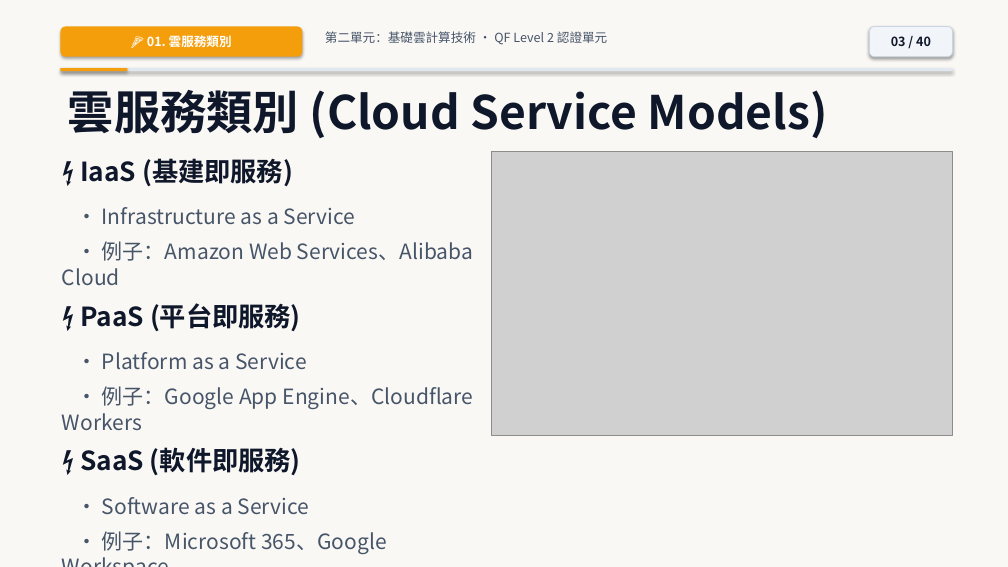
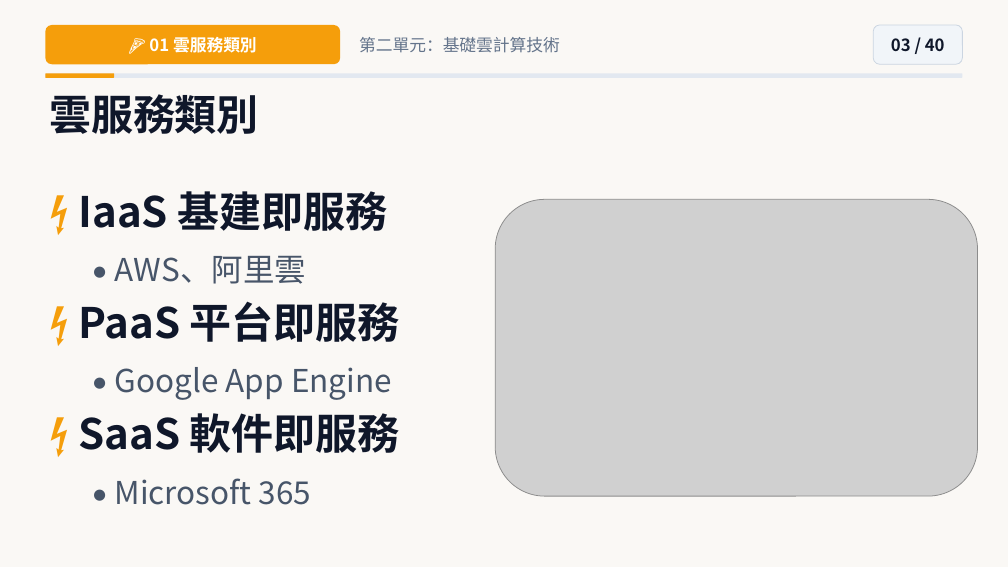
Before and after one commit to joe-ging/seed-cloud-curriculum, a slide deck: slide 3 of downloads/Deck01_Cloud_Level2_NextGen_Pixar_Theme.pptx. Drawn at 1008x567 pixels with LibreOffice and Linux fonts; fonts in the diff are those of the drawing; grey boxes stand for pictures. Boxes give left, top, right and bottom in pixels: in the first picture for what was removed or moved away, otherwise in the second. Text is boxed around its words. In the diff, an @@ line names an element or a change of style, - is before the commit and + after.

```diff
--- a/downloads/Deck01_Cloud_Level2_NextGen_Pixar_Theme.pptx
+++ b/downloads/Deck01_Cloud_Level2_NextGen_Pixar_Theme.pptx
@@ rectangle at bbox=[0, 0, 1008, 567]: shadow off @@
@@ rounded rectangle "🍕 01 雲服務類別": place and size @@
-rounded rectangle "🍕 01 雲服務類別" at bbox=[60, 26, 302, 57]
+rounded rectangle "🍕 01 雲服務類別" at bbox=[45, 25, 340, 64]
@@ rounded rectangle "🍕 01 雲服務類別" at bbox=[45, 25, 340, 64]: shadow off @@
@@ rounded rectangle "03 / 40": place and size @@
-rounded rectangle "03 / 40" at bbox=[870, 26, 953, 57]
+rounded rectangle "03 / 40" at bbox=[873, 25, 963, 64]
@@ rounded rectangle "03 / 40" at bbox=[873, 25, 963, 64]: size 12 to 16 pt; shadow off @@
@@ text in rounded rectangle at bbox=[149, 34, 257, 56]: text changed; size 12 to 16 pt @@
-🍕 01. 雲服務類別
+🍕 01 雲服務類別
@@ text at bbox=[359, 37, 560, 53]: text changed; size 12 to 16 pt; text colour #475569 to #64748B @@
-第二單元：基礎雲計算技術 • QF Level 2 認證單元
+第二單元：基礎雲計算技術
@@ rounded rectangle: place and size @@
-rounded rectangle at bbox=[60, 68, 953, 71]
+rounded rectangle at bbox=[45, 73, 963, 78]
@@ rounded rectangle at bbox=[45, 73, 963, 78]: rectangle to rounded rectangle; shadow off @@
@@ rounded rectangle at bbox=[45, 73, 114, 78]: rectangle to rounded rectangle; shadow off @@
@@ rounded rectangle: place and size @@
-rounded rectangle at bbox=[60, 68, 128, 71]
+rounded rectangle at bbox=[45, 73, 114, 78]
@@ text at bbox=[49, 94, 259, 134]: text changed; size 44 to 40 pt @@
-雲服務類別 (Cloud Service Models)
+雲服務類別
@@ vertical alignment top to middle in 3 elements at bbox=[49, 94, 259, 134], bbox=[359, 37, 560, 53], bbox=[78, 191, 400, 505] @@
@@ text at bbox=[78, 191, 400, 505]: text changed; size 20 to 30 pt @@
-⚡ IaaS (基建即服務)
-• Infrastructure as a Service
-• 例子：Amazon Web Services、Alibaba Cloud
-⚡ PaaS (平台即服務)
-• Platform as a Service
-• 例子：Google App Engine、Cloudflare Workers
-⚡ SaaS (軟件即服務)
-• Software as a Service
-• 例子：Microsoft 365、Google Workspace
+⚡ IaaS 基建即服務
+• AWS、阿里雲
+⚡ PaaS 平台即服務
+• Google App Engine
+⚡ SaaS 軟件即服務
+• Microsoft 365
@@ picture: place and size @@
-picture at bbox=[492, 151, 953, 435]
+picture at bbox=[495, 200, 978, 497]
```
Also in this commit, not shown: 38 other slides changed, 1 slide added, 1 slide removed, 41 other files.
